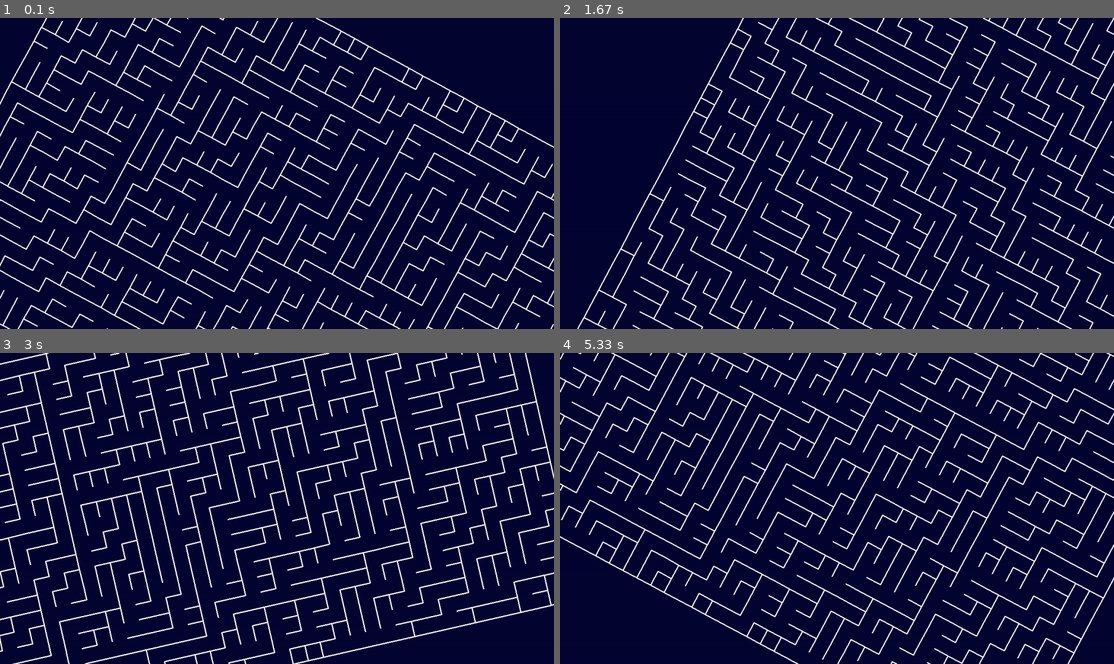
Above: before the commit, frames 1-4 (two rows, left to right).
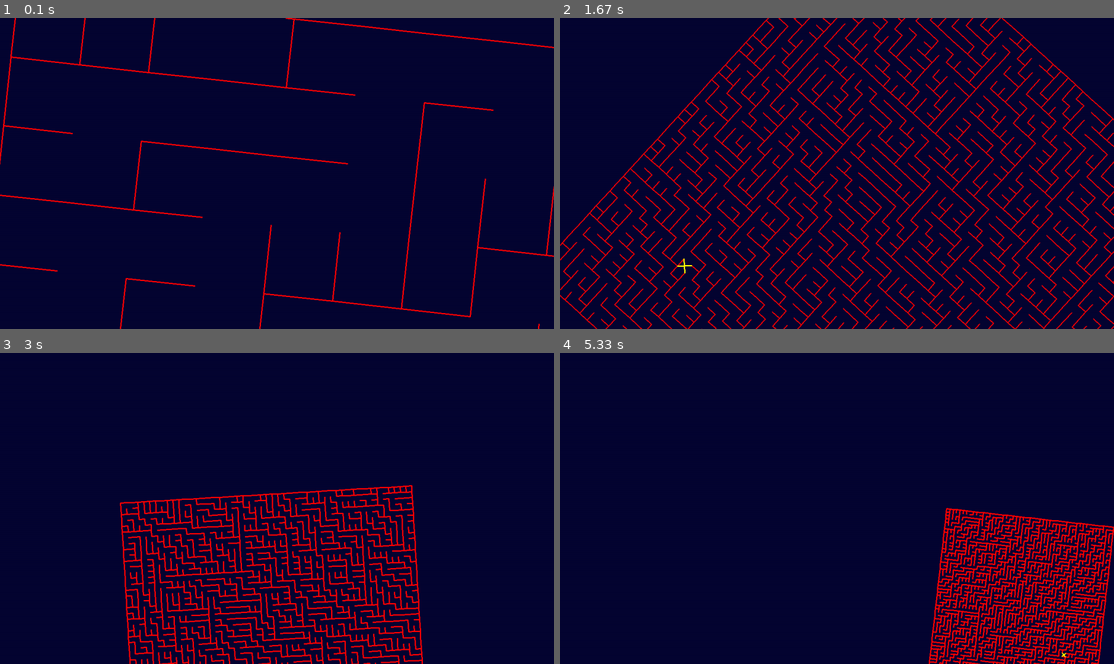
Above: after the commit, the same moments.

Repository: RageInTheCage/Random
Game: pygame game, started from Python/Labyrinth/Main.py
Same seed, same stepped clock (60 frames per second), same inputs: the game is played once before the commit and once after it.
Inputs:
- Up to frame 1 (0.1 s): no input
- Up to frame 2 (1.67 s): no input
- Up to frame 3 (3 s): no input
- Up to frame 4 (5.33 s): no input

The runs differ from the first frame. In frame 1, 13% of the frame differs, in the area x 0-100%, y 0-100%; in frame 2, 21%; in frame 3, 19%; in frame 4, 17%.

Commit message:
Added Player class.  Can't move yet.  Early days!

Diff:
--- a/Python/Labyrinth/Cell.py
+++ b/Python/Labyrinth/Cell.py
@@ -9,8 +9,11 @@
 
 
 class Cell(object):
-    def __init__(self, location):
+    def __init__(self, maze, location, wall_colour):
+        self.maze = maze
         self.location = location
+        self.wall_colour = wall_colour
+        self.wall_width = 3
         self.exits = [
             Direction.UP,
             Direction.DOWN,
@@ -31,13 +34,14 @@
         )
         vector = vectors[wall_direction.value]
         self.walls[wall_direction.value] = (
-            self.add_location(vector[0]),
-            self.add_location(vector[1])
+            self.__add_location(vector[0]),
+            self.__add_location(vector[1])
         )
         self.exits.remove(wall_direction)
 
-    def add_location(self, point):
+    def __add_location(self, point):
         return point[0] + self.location[0], point[1] + self.location[1]
 
-    def get_lines(self):
-        return self.walls.values()
+    def update(self):
+        for wall in self.walls.values():
+            self.maze.draw_line(wall, self.wall_colour, self.wall_width)
--- a/Python/Labyrinth/Main.py
+++ b/Python/Labyrinth/Main.py
@@ -2,11 +2,13 @@
 from pygame.locals import *
 
 from Maze import Maze
+from Player import Player
 
 
 def main():
     clock, display = initialise()
     maze = Maze(display)
+    player = Player(maze, (10, 10))
     background_colour = (5, 5, 50)
     running = True
     while running:
@@ -16,6 +18,7 @@
 
         display.fill(background_colour)
         maze.update()
+        player.update()
         pygame.display.update()
         clock.tick
 
--- a/Python/Labyrinth/Maze.py
+++ b/Python/Labyrinth/Maze.py
@@ -5,57 +5,69 @@
 from Cell import Cell, Direction
 
 
-def create_cells(cells_wide, cells_high):
-    cells = {}
-    for x in range(0, cells_wide):
-        for y in range(0, cells_high):
-            location = (x, y)
-            new_cell = Cell(location)
-            if x == 0:
-                new_cell.add_wall(Direction.LEFT)
-            elif x == cells_wide - 1:
-                new_cell.add_wall(Direction.RIGHT)
-            if y == 0:
-                new_cell.add_wall(Direction.UP)
-            elif y == cells_high - 1:
-                new_cell.add_wall(Direction.DOWN)
-
-            if random.randint(0, 1) == 1:
-                new_cell.add_wall(Direction.UP)
-            else:
-                new_cell.add_wall(Direction.RIGHT)
-            cells[location] = new_cell
-
-    return cells
-
-
 class Maze:
     def __init__(self, display):
         self.display = display
         rectangle = display.get_rect()
-        display_width = rectangle[2]
-        display_height = rectangle[3]
-        self.origin = (int(display_width / 2), int(display_height / 2))
-
-        self.cells = create_cells(60, 60)
-        self.wall_colour = (255, 255, 255)
+        self.display_width = rectangle[2]
+        self.display_height = rectangle[3]
+        self.origin = (int(self.display_width / 2), int(self.display_height / 2))
+        self.cells = self.__create_cells(50, 50)
         self.angle_in_radians = 0
-        self.wall_length = display_height / 20
+        self.ange_step = 0.05
+        self.scale = 3
+        self.scale_factor = None
 
     def update(self):
-        self.angle_in_radians += 0.05
-        for location, cell in self.cells.items():
-            for line in cell.get_lines():
-                rotated_from = self.rotate(self.origin, line[0], self.angle_in_radians, self.wall_length)
-                rotated_to = self.rotate(self.origin, line[1], self.angle_in_radians, self.wall_length)
-                pygame.draw.line(self.display, self.wall_colour, rotated_from, rotated_to, 3)
+        self.__change_perspective()
+        for cell in self.cells.values():
+            cell.update()
+
+    def draw_line(self, line, colour, width):
+        rotated_from = self.__rotate(self.origin, line[0], self.angle_in_radians, self.scale_factor)
+        rotated_to = self.__rotate(self.origin, line[1], self.angle_in_radians, self.scale_factor)
+        pygame.draw.line(self.display, colour, rotated_from, rotated_to, width)
+
+    def __change_perspective(self):
+        self.angle_in_radians += self.ange_step
+        if self.ange_step > -.001:
+            self.ange_step -= 0.01
+        self.scale += .5
+        self.scale_factor = self.display_width / self.scale
 
     @staticmethod
-    def rotate(origin, point, angle_in_radians, scale):
+    def __rotate(origin, point, angle_in_radians, scale_factor):
         ox, oy = origin
-        px = point[0] * scale
-        py = point[1] * scale
+        px = point[0] * scale_factor
+        py = point[1] * scale_factor
 
         qx = ox + math.cos(angle_in_radians) * (px - ox) - math.sin(angle_in_radians) * (py - oy)
         qy = oy + math.sin(angle_in_radians) * (px - ox) + math.cos(angle_in_radians) * (py - oy)
         return qx, qy
+
+    def __create_cells(self, cells_wide, cells_high):
+        cells = {}
+        wall_colour = (255, 0, 0)
+
+        for x in range(0, cells_wide):
+            for y in range(0, cells_high):
+                location = (x, y)
+                new_cell = Cell(self, location, wall_colour)
+                if x == 0:
+                    new_cell.add_wall(Direction.LEFT)
+                elif x == cells_wide - 1:
+                    new_cell.add_wall(Direction.RIGHT)
+
+                if y == 0:
+                    new_cell.add_wall(Direction.UP)
+                elif y == cells_high - 1:
+                    new_cell.add_wall(Direction.DOWN)
+
+                if random.randint(0, 1) == 1:
+                    new_cell.add_wall(Direction.UP)
+                else:
+                    new_cell.add_wall(Direction.RIGHT)
+
+                cells[location] = new_cell
+
+        return cells
--- /dev/null
+++ b/Python/Labyrinth/Player.py
@@ -0,0 +1,27 @@
+import pygame
+
+
+class Player:
+    def __init__(self, maze, location):
+        self.maze = maze
+        self.location = location
+        self.vectors = self.__get_vectors()
+        self.colour = pygame.Color("yellow")
+
+    def update(self):
+        for vector in self.vectors:
+            line = self.offset_vector(vector)
+            self.maze.draw_line(line, self.colour, 3)
+
+    def offset_vector(self, vector):
+        return self.offset_point(vector[0]), self.offset_point(vector[1])
+
+    def offset_point(self, point):
+        return point[0] + self.location[0], point[1] + self.location[1]
+
+    @staticmethod
+    def __get_vectors():
+        return (
+            ((0, 0), (1, 1)),
+            ((0, 1), (1, 0))
+        )
